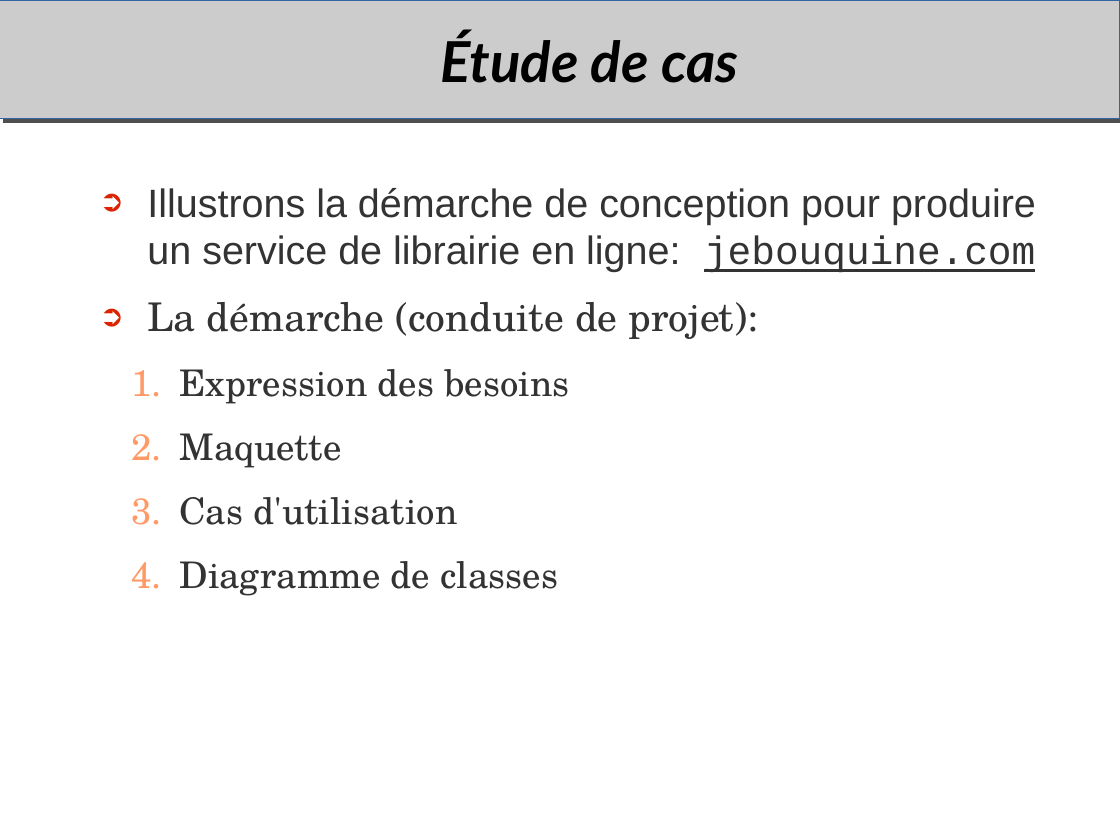
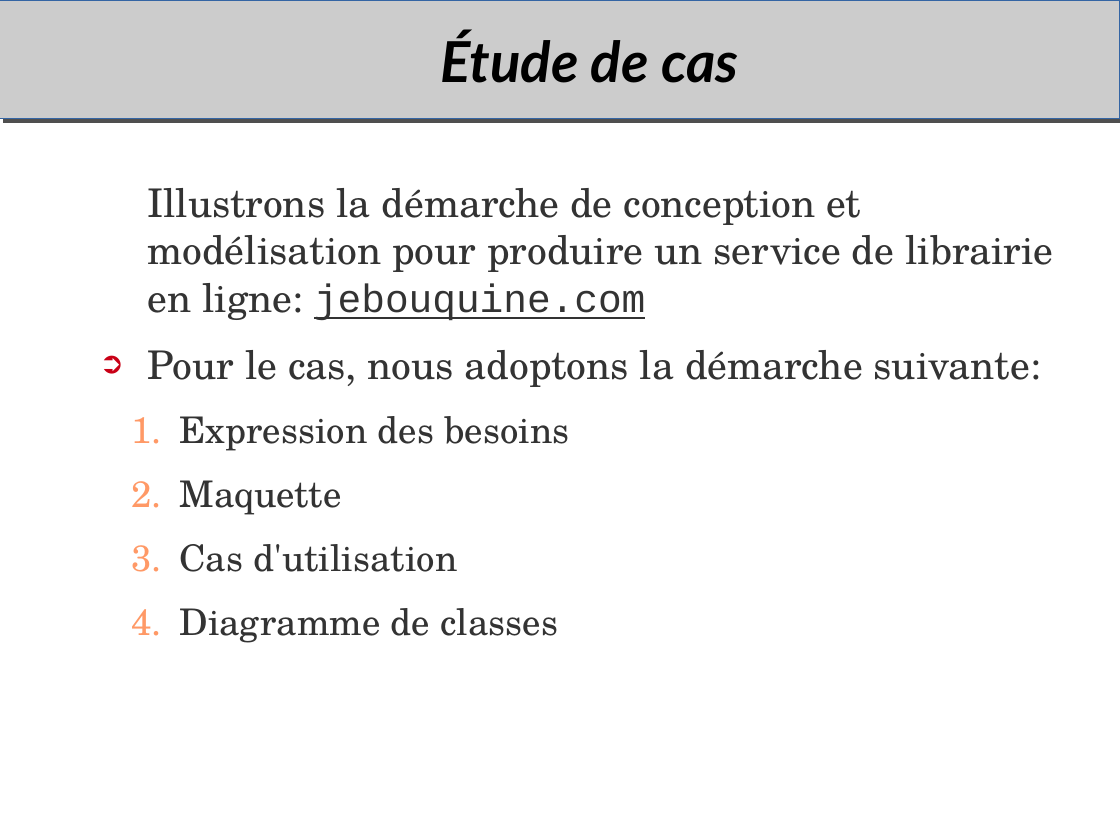
Before and after one commit to duanegris/texts, a slide deck: slide 19 of em-msi/it-s704/msi306-uml.odp (slide 16 before the commit). Drawn at 1120x840 pixels with LibreOffice and Linux fonts; fonts in the diff are those of the drawing; background and template pictures are left out. Boxes give left, top, right and bottom in pixels: in the first picture for what was removed or moved away, otherwise in the second. Text is boxed around its words. In the diff, an @@ line names an element or a change of style, - is before the commit and + after.

```diff
--- a/em-msi/it-s704/msi306-uml.odp
+++ b/em-msi/it-s704/msi306-uml.odp
@@ text at [147, 188, 1053, 387]: text changed; font Arial to TeX Gyre Schola @@
-➲ Illustrons la démarche de conception pour produire un service de librairie en ligne: jebouquine.com
-➲ La démarche (conduite de projet):
+Illustrons la démarche de conception et modélisation pour produire un service de librairie en ligne: jebouquine.com
+➲ Pour le cas, nous adoptons la démarche suivante:
```
Also in this commit, not shown: 28 other slides changed, 4 slides added, 2 slides removed.
